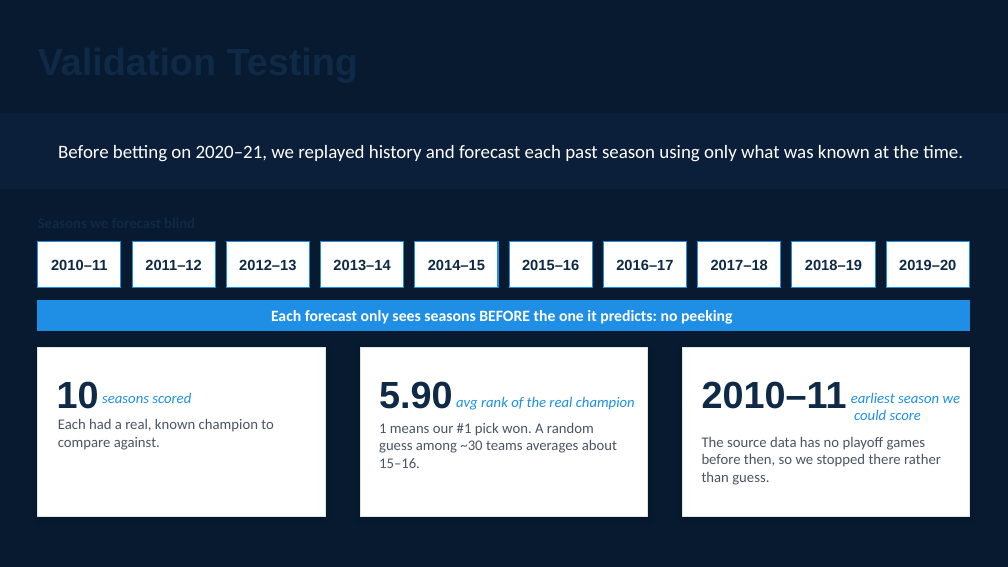
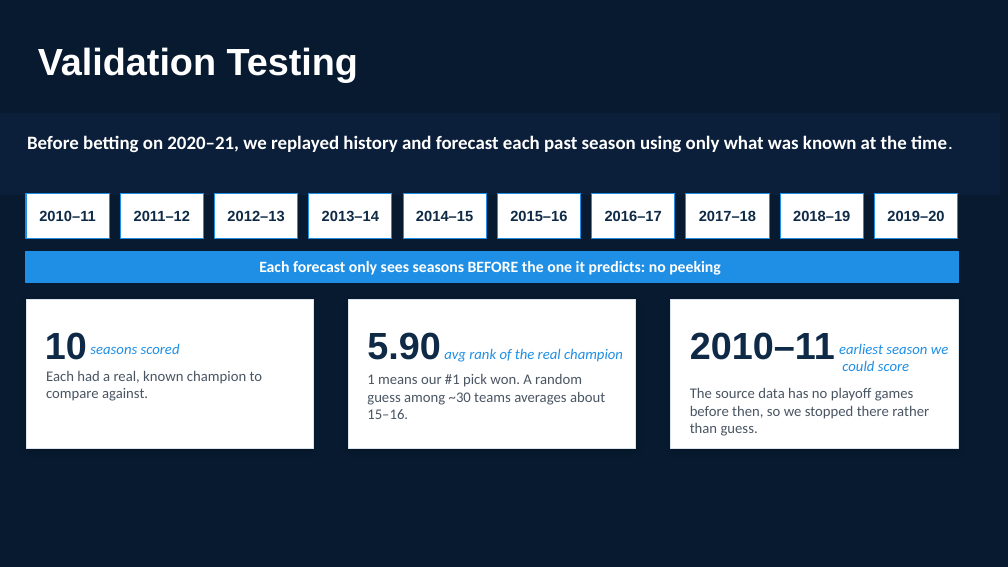
Before and after one commit to kwongheng/JDE10_final_project, a slide deck: slide 28 of docs/Final Project Presentation.pptx. Drawn at 1008x567 pixels with LibreOffice and Linux fonts; fonts in the diff are those of the drawing. Boxes give left, top, right and bottom in pixels: in the first picture for what was removed or moved away, otherwise in the second. Text is boxed around its words. In the diff, an @@ line names an element or a change of style, - is before the commit and + after.

```diff
--- a/docs/Final Project Presentation.pptx
+++ b/docs/Final Project Presentation.pptx
@@ text added at (x1=38, y1=47, x2=358, y2=82), 36 pt, text #FFFFFF, bold @@
+Validation Testing
@@ rectangle resized from (x1=0, y1=113, x2=1008, y2=189) to (x1=0, y1=113, x2=1000, y2=194) @@
@@ text "Before betting on 2020–21, we ..." moved from (x1=58, y1=145, x2=963, y2=162) to (x1=27, y1=135, x2=953, y2=153) @@
@@ text "Before betting on 2020–21, we ..." at (x1=27, y1=135, x2=953, y2=153): bold on @@
@@ 20 texts, 11 rectangles moved together from (x1=38, y1=242, x2=970, y2=485) to (x1=26, y1=194, x2=958, y2=436) @@
@@ rectangle resized from (x1=38, y1=348, x2=325, y2=516) to (x1=26, y1=299, x2=313, y2=449) @@
@@ rectangle resized from (x1=360, y1=348, x2=647, y2=516) to (x1=349, y1=299, x2=636, y2=449) @@
@@ rectangle resized from (x1=683, y1=348, x2=970, y2=516) to (x1=671, y1=299, x2=958, y2=449) @@
```
Also in this commit, not shown: 23 other slides changed, 5 slides added, 12 slides removed.
